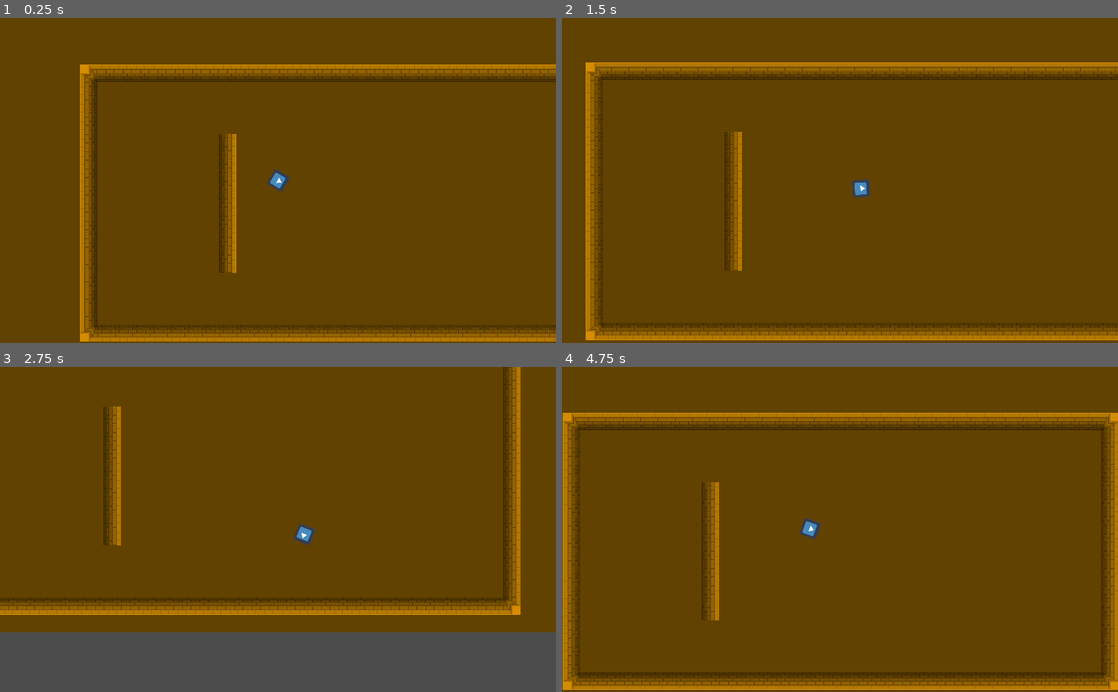
Above: before the commit, frames 1-4 (two rows, left to right).
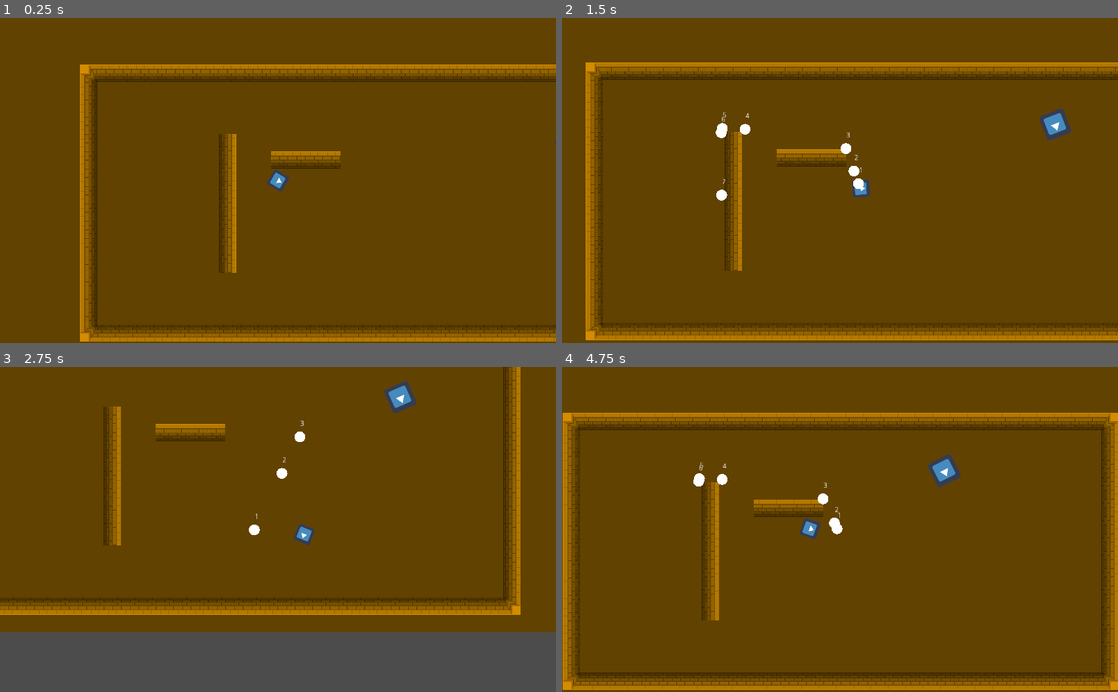
Above: after the commit, the same moments.

Repository: kinge880/GameJam
Game: Godot game, scene res://Word.tscn
The game is run twice, just before and just after one commit, with the same random seed, the same clock (stepped at 60 frames per second) and the same inputs. The engine's default icon, where the game draws it, is replaced by a stand-in: a white triangle on a blue panel in a dark square.
Inputs (mouse positions are in pixels of both pictures, inside the frame that each line leads up to):
- Up to frame 1 (0.25 s): no input
- Up to frame 2 (1.5 s): tap Enter at 0.5 s; move the mouse to (962, 164) at 0.52 s; hold D (ui_right) 0.53-1.28 s; hold Space (atk) 0.53-1.28 s; click (962, 164) at 0.67 s; move the mouse to (728, 196) at 1.27 s; hold S (ui_down) from 1.28 s (still down); tap Space (atk) at 1.35 s; click (728, 196) at 1.42 s
- Up to frame 3 (2.75 s): move the mouse to (333, 458) at 2.02 s; release S (ui_down) at 2.03 s; hold D (ui_right) from 2.03 s (still down); hold Space (atk) from 2.03 s (still down); click (333, 458) at 2.17 s
- Up to frame 4 (4.75 s): move the mouse to (812, 594) at 2.77 s; release D (ui_right) at 2.78 s; release Space (atk) at 2.78 s; hold W (ui_up) 2.78-3.53 s; tap Space (atk) at 2.85, 4.35 s; click (812, 594) at 2.92 s; move the mouse to (1006, 578) at 3.52 s; hold Space (atk) 3.53-4.28 s; hold A (ui_left) from 3.53 s (still down); click (1006, 578) at 3.67 s; move the mouse to (673, 480) at 4.27 s; click (673, 480) at 4.42 s

The runs differ from the first frame. In frame 1, 0.4% of the frame differs, in the area x 48-100%, y 37-47%; in frame 2, 1.1%, in the area x 27-92%, y 27-57%; in frame 3, 0.9%; in frame 4, 1.0%.

Commit message:
evitar obstaculos (beta)
enemy evita ficar preso em obstaculos, escolhendo o caminho mais curto para chegar ao player

Diff:
--- a/Word.tscn
+++ b/Word.tscn
@@ -200,24 +200,29 @@
 
 [sub_resource type="GDScript" id=18]
 script/source = "extends Navigation2D
-
-# Declare member variables here. Examples:
-# var a = 2
-# var b = \"text\"
-
-# Called when the node enters the scene tree for the first time.
+var path = []
+var pos = Vector2(0,0)
+var label = Label.new()
+var font = label.get_font(\"\")
 func _ready():
-	pass # Replace with function body.
-
-# Called every frame. 'delta' is the elapsed time since the previous frame.
-#func _process(delta):
-#	pass
-"
+	set_process_input(true)
+
+#pinta o caminho que foi selecionado
+func _draw():
+	if path.size():
+		for i in range(path.size()):
+			draw_string(font, Vector2(path[i].x, path[i].y -20), str(i+1))
+			draw_circle(path[i], 10, Color(1,1,1))
+#inserido para verificar o caminho com base no click do mouse (para facilitar o teste), agora só falta editar isso para o player
+func _input(Event):
+	if Event is InputEventMouseButton:
+		path = get_simple_path(get_node(\"../Player\").position, get_global_mouse_position())
+		update()"
 
 [sub_resource type="NavigationPolygon" id=19]
-vertices = PoolVector2Array( 326.504, 415.644, 1021.97, 64.3426, 1021.97, 511.989, 322.314, 420.533, 325.108, 155.164, 63.8304, 64.4493, 283.207, 153.767, 65.7402, 510.881, 281.112, 161.449, 283.207, 421.231 )
-polygons = [ PoolIntArray( 0, 1, 2, 3 ), PoolIntArray( 1, 0, 4 ), PoolIntArray( 5, 1, 4, 6 ), PoolIntArray( 7, 5, 6, 8 ), PoolIntArray( 7, 8, 9 ), PoolIntArray( 2, 7, 9, 3 ) ]
-outlines = [ PoolVector2Array( 63.8304, 64.4493, 65.7402, 51 …(131 unchanged characters)… 33, 283.207, 421.231, 281.112, 161.449 ) ]
+vertices = PoolVector2Array( 510.95, 223.939, 510.95, 190.859, 1021.97, 64.3426, 1021.97, 511.989, 63.8304, 64.4493, 325.108, 155.164, 326.504, 415.644, 322.314, 420.533, 382.308, 224.674, 383.778, 189.389, 65.7402, 510.881, 283.207, 421.231, 281.112, 161.449, 283.207, 153.767 )
+polygons = [ PoolIntArray( 0, 1, 2, 3 ), PoolIntArray( 4, 2, 1, 5 ), PoolIntArray( 6, 0, 3, 7 ), PoolIntArray( 8, 0, 6 ), PoolIntArray( 8, 6, 5, 9 ), PoolIntArray( 7, 3, 10, 11 ), PoolIntArray( 11, 10, 4, 12 ), PoolIntArray( 13, 12, 4 ), PoolIntArray( 1, 9, 5 ), PoolIntArray( 4, 5, 13 ) ]
+outlines = [ PoolVector2Array( 63.8304, 64.4493, 65.7402, 51 …(131 unchanged characters)… 33, 283.207, 421.231, 281.112, 161.449 ), PoolVector2Array( 383.778, 189.389, 510.95, 190.859, 510.95, 223.939, 382.308, 224.674 ) ]
 
 [node name="Map" type="Node"]
 
@@ -225,15 +230,14 @@
 tile_set = SubResource( 17 )
 cell_size = Vector2( 32, 32 )
 format = 1
-tile_data = PoolIntArray( -327693, 2, 65536, -327692, 2, 655 …(13660 unchanged characters)…  2, 65536, 393227, 2, 65536, 393228, 2, 65536, 393229, 2, 65536, 393230, 2, 65536, 393231, 2, 65536, 393232, 2, 65536, 393233, 2, 65536, 39 …(13219 unchanged characters)…
+tile_data = PoolIntArray( -327693, 2, 65536, -327692, 2, 655 …(13660 unchanged characters)…  2, 65536, 393227, 2, 65536, 393228, 2, 0, 393229, 2, 0, 393230, 2, 0, 393231, 2, 0, 393232, 2, 65536, 393233, 2, 65536, 39 …(13219 unchanged characters)…
 
 [node name="Player" parent="." instance=ExtResource( 2 )]
 position = Vector2( 396.752, 245.946 )
 
 [node name="EnemyNode" parent="." instance=ExtResource( 3 )]
 editor/display_folded = true
-visible = false
-position = Vector2( 678.667, 293.14 )
+position = Vector2( 805.667, 290.14 )
 
 [node name="Navigation2D" type="Navigation2D" parent="."]
 script = SubResource( 18 )
